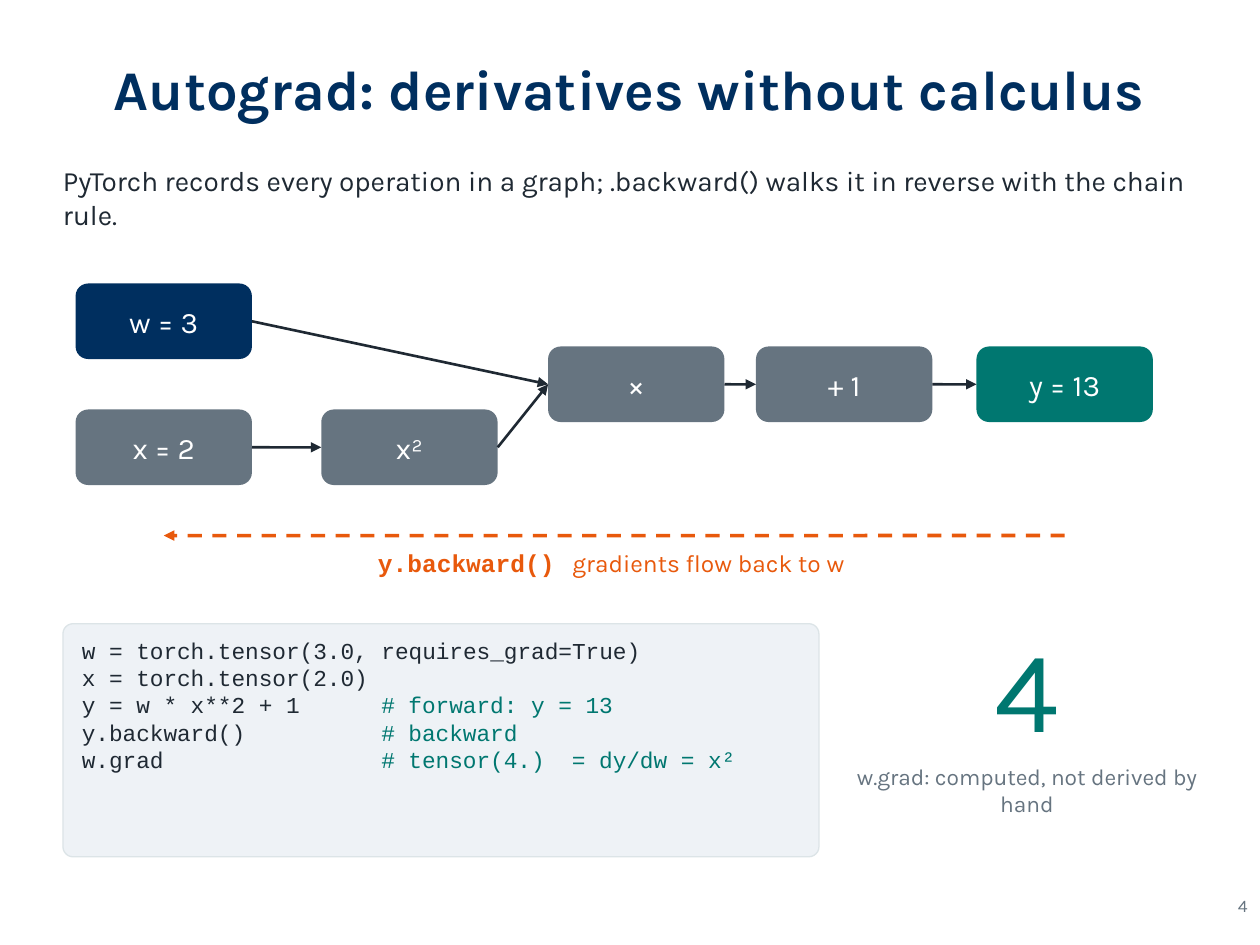
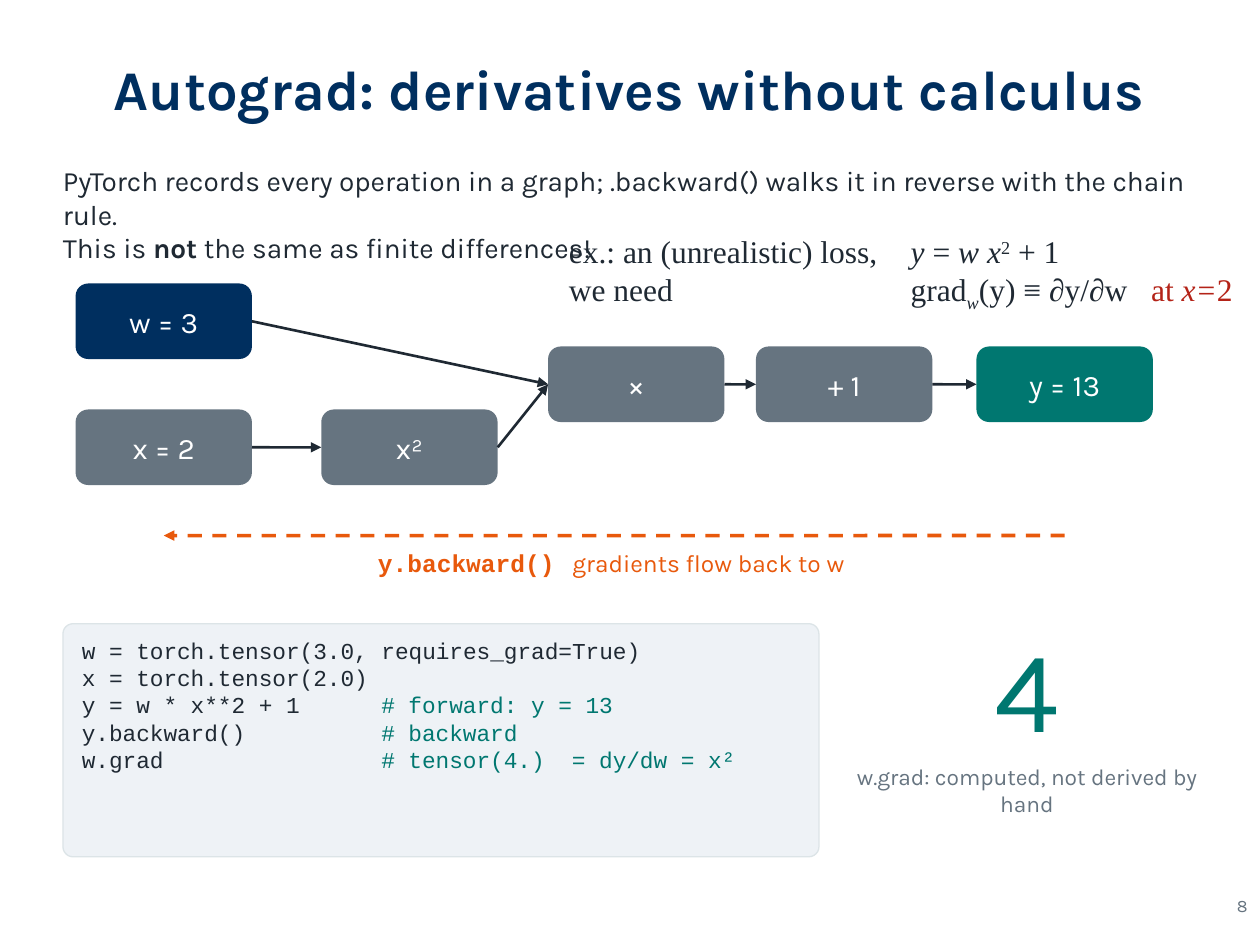
Before and after one commit to giorginolab/AI-qbio-classes, a slide deck: slide 8 of classes/3_rnn_targeting/rnn_targeting_slides.pptx (slide 4 before the commit). Drawn at 1260x945 pixels with LibreOffice and Linux fonts; fonts in the diff are those of the drawing. Boxes give left, top, right and bottom in pixels: in the first picture for what was removed or moved away, otherwise in the second. Text is boxed around its words. In the diff, an @@ line names an element or a change of style, - is before the commit and + after.

Commit message:
slides

```diff
--- a/classes/3_rnn_targeting/rnn_targeting_slides.pptx
+++ b/classes/3_rnn_targeting/rnn_targeting_slides.pptx
@@ text at (63,238,591,264): paragraph added @@
+This is not the same as finite differences!
@@ text added at (569,240,1233,307), 18 pt, text #1F2933 @@
+ex.: an (unrealistic) loss, y = w x2 + 1
+we need gradw(y) ≡ ∂y/∂w at x=2
@@ page number at (1237,901,1248,912): text changed @@
-4
+8
```
Also in this commit, not shown: 1 other slide changed, 1 slide added.
